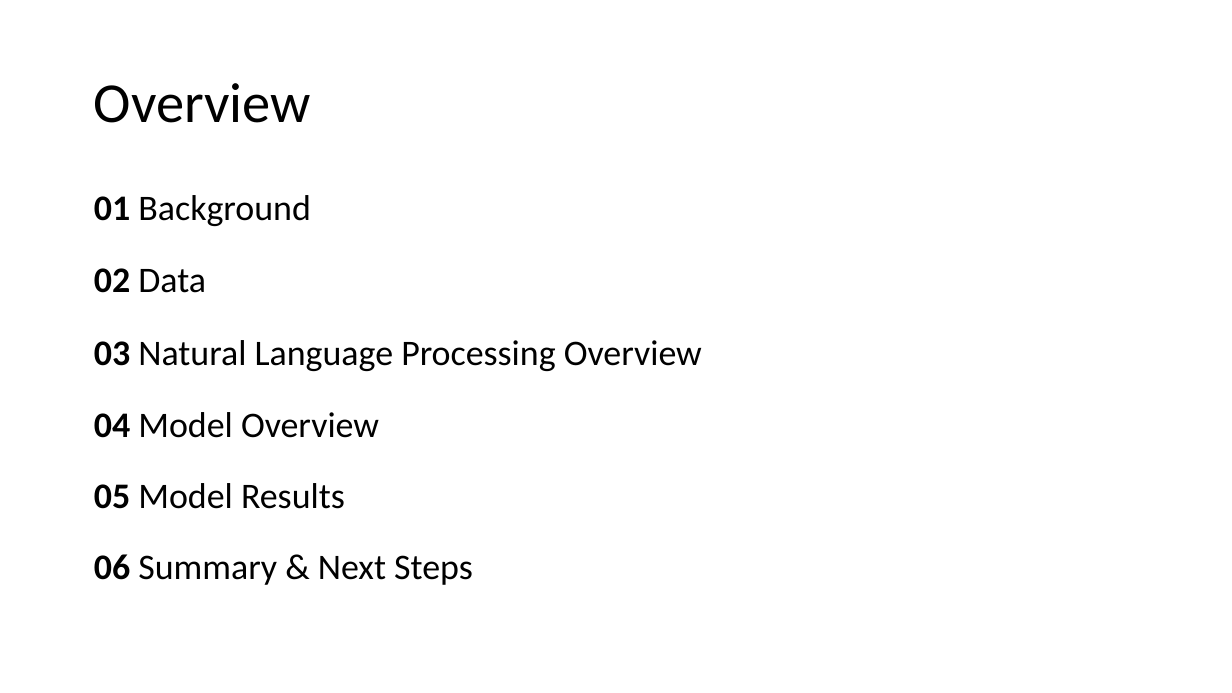
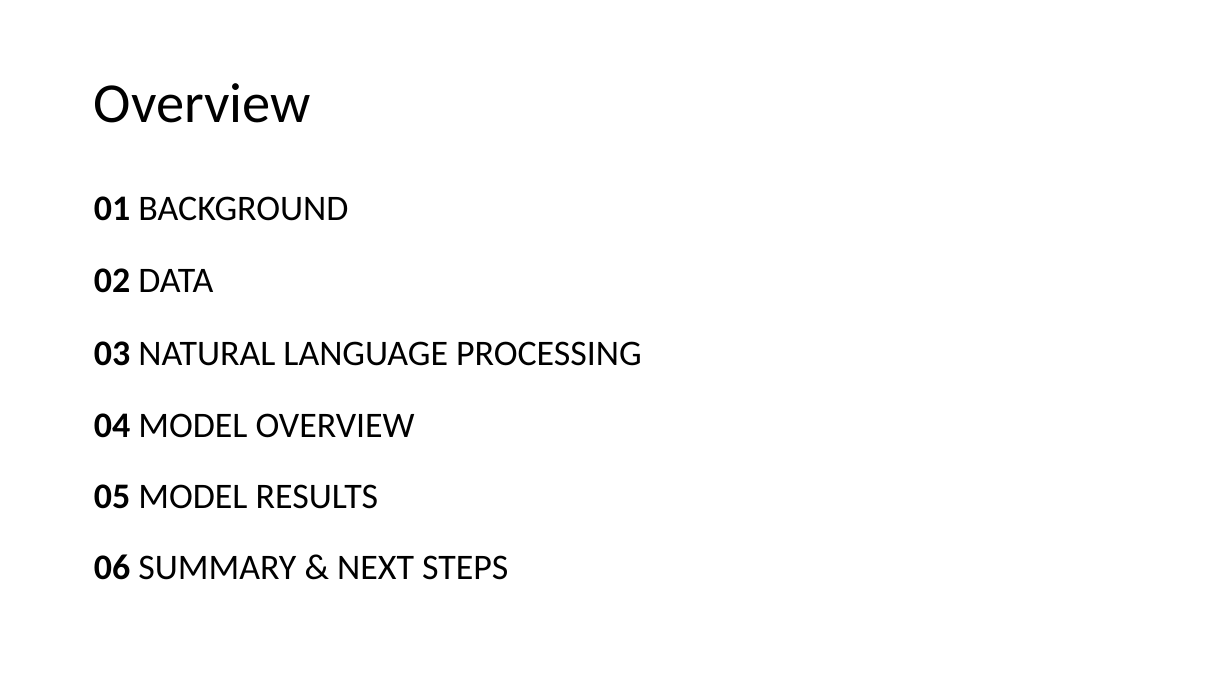
Before and after one commit to sstarkjr/NLP-food-safety-classification, a slide deck: slide 2 of Presentation.pptx. Drawn at 1232x693 pixels with LibreOffice and Linux fonts; fonts in the diff are those of the drawing. Boxes give left, top, right and bottom in pixels: in the first picture for what was removed or moved away, otherwise in the second. Text is boxed around its words. In the diff, an @@ line names an element or a change of style, - is before the commit and + after.

```diff
--- a/Presentation.pptx
+++ b/Presentation.pptx
@@ text at bbox=[94, 196, 642, 580]: text changed @@
-01 Background
-02 Data
-03 Natural Language Processing Overview
-04 Model Overview
-05 Model Results
-06 Summary & Next Steps
+01 BACKGROUND
+02 DATA
+03 NATURAL LANGUAGE PROCESSING
+04 MODEL OVERVIEW
+05 MODEL RESULTS
+06 SUMMARY & NEXT STEPS
```
Also in this commit, not shown: 4 other slides changed, 4 slides added, 2 slides removed, 3 other files.
